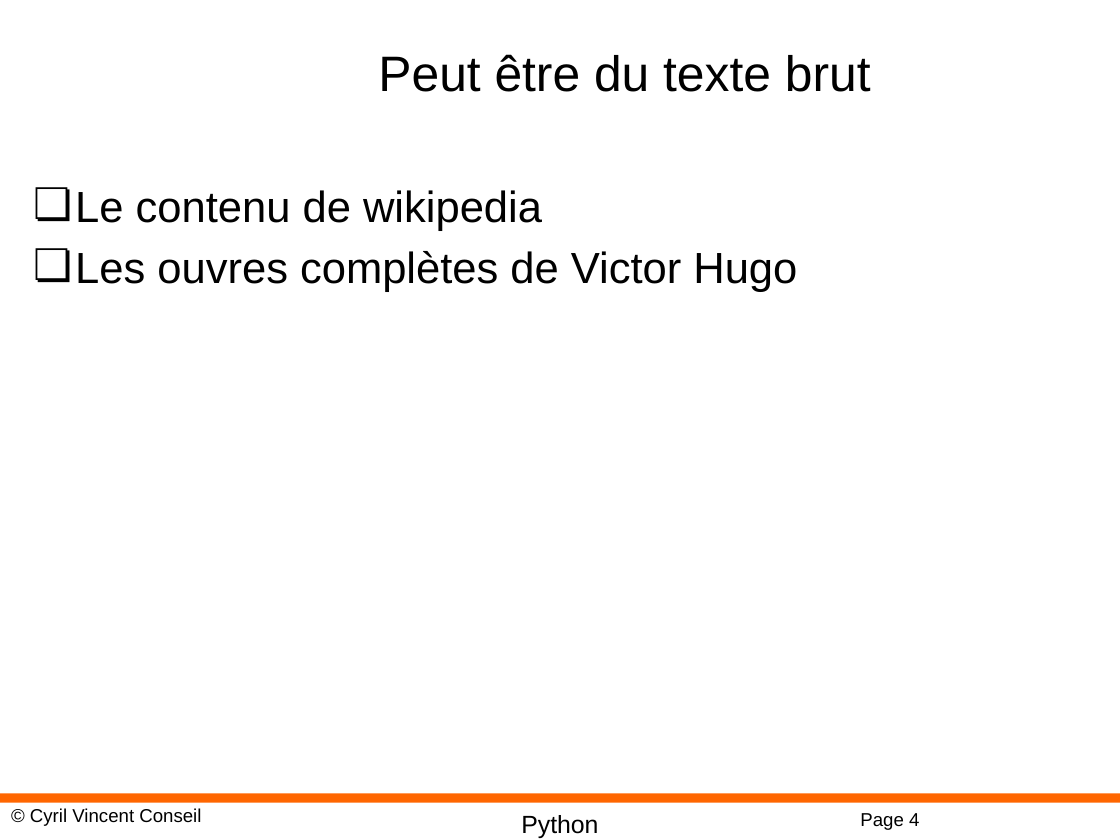
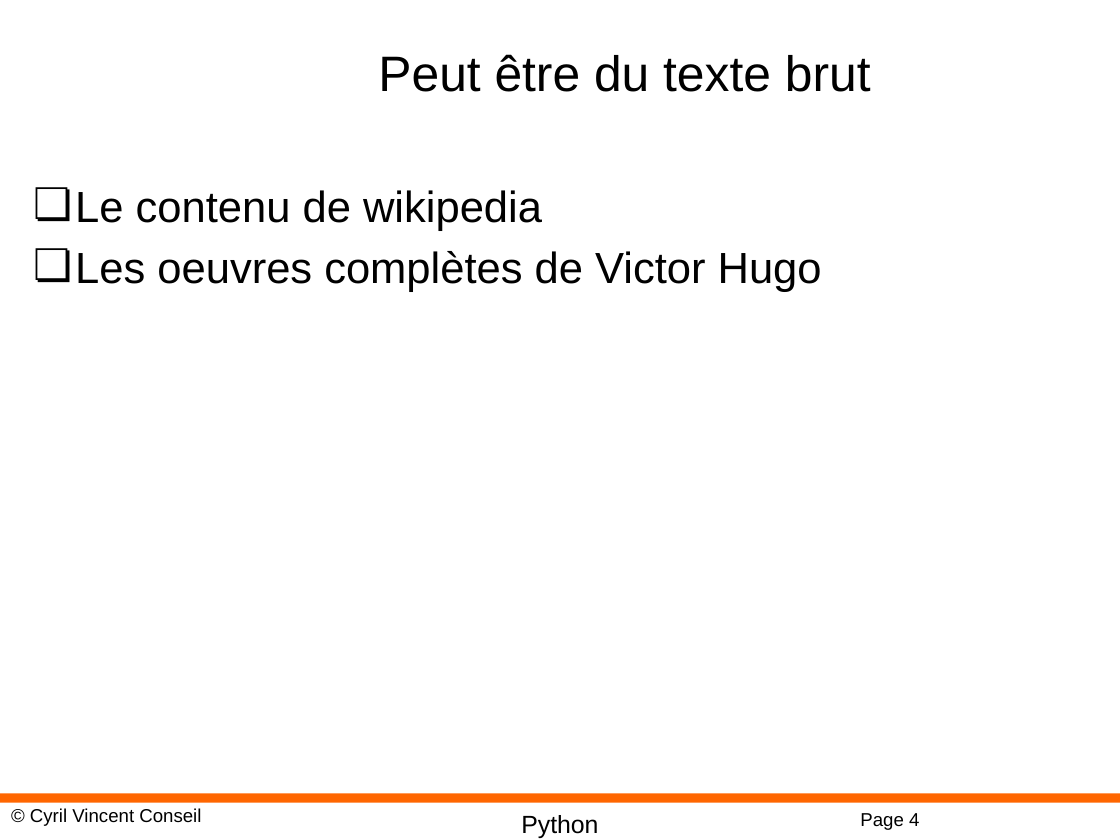
Before and after one commit to cyrilvincent/ML, a slide deck: slide 4 of PPT/MachineLearning03-DataLakeAndMart.pptx. Drawn at 1120x840 pixels with LibreOffice and Linux fonts; fonts in the diff are those of the drawing; background and template pictures are left out. Boxes give left, top, right and bottom in pixels: in the first picture for what was removed or moved away, otherwise in the second. Text is boxed around its words. In the diff, an @@ line names an element or a change of style, - is before the commit and + after.

```diff
--- a/PPT/MachineLearning03-DataLakeAndMart.pptx
+++ b/PPT/MachineLearning03-DataLakeAndMart.pptx
@@ text at (x1=75, y1=251, x2=822, y2=292): text changed @@
-❏ Les ouvres complètes de Victor Hugo
+❏ Les oeuvres complètes de Victor Hugo
```
Also in this commit, not shown: 7 other files.
